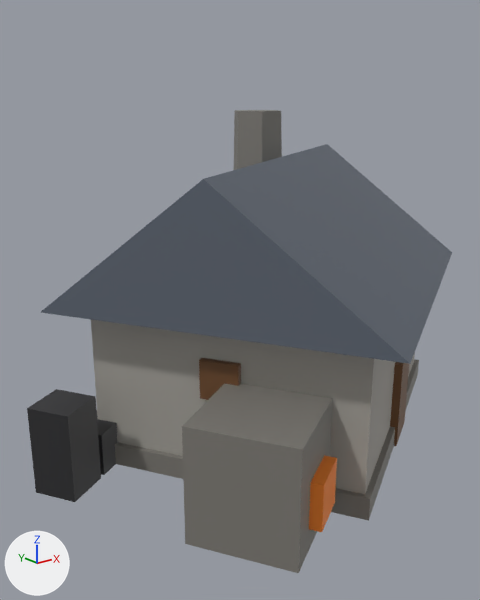
One commit to the glTF model art/models/building_17.glb: the scene before it, then after it.
Camera for both pictures: a 50 mm camera at (-0.875, -0.969, 0.66) aimed at (-0.083, 0.021, 0.264). The lights are fixed; the arrows at lower left show +X, +Y and +Z. The older version comes first. Vertices at exactly the same position are counted once.

The scene before the commit, as lines of its bpy script (objects in view):
```python
me_building_17 = bpy.data.meshes.new('building_17')
me_building_17.from_pydata(...)  # 94 vertices, 146 faces; spans x -0.526..0.467, y -0.448..0.448, z 0.0..0.62
me_building_17.materials.append(mat_defaultmaterial)
ob_building_17 = bpy.data.objects.new('building_17', me_building_17)
ob_building_17.location = (0.0, 0.0, 0.0)
```
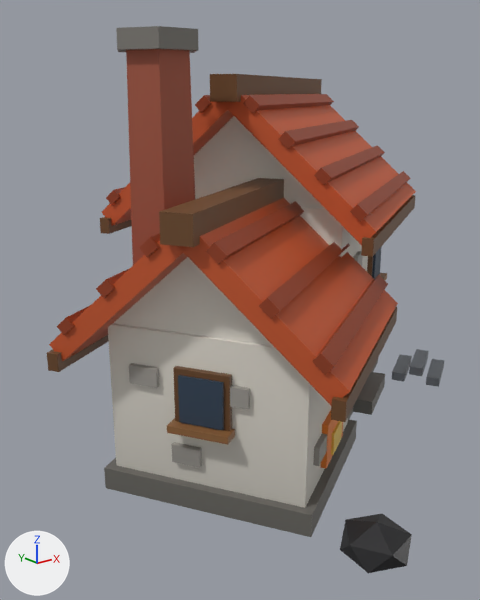
Boxes (x1, y1, x2, y2) around the edits, measured in the pictures (480 x 600 px; the box of a moved part takes in the faces that stretch with it):
'building_17', reshaped (7% narrower, 18% taller)
    before: (27, 110, 452, 573)
    after: (47, 26, 444, 573)
part 1 of me_building_17, moved or reshaped (not visible before)
    after: (353, 251, 363, 266)
part 2 of me_building_17, moved or reshaped
    before: (309, 455, 337, 532)
    after: (313, 433, 327, 466)
part 3 of me_building_17, added (red)
    after: (126, 49, 195, 265)
part 4 of me_building_17, added
    after: (116, 26, 198, 53)
part 5 of me_building_17, rebuilt
    before: (91, 320, 415, 494)
    after: (300, 207, 368, 271)
part 6 of me_building_17, rebuilt (mostly hidden afterwards)
    before: (115, 359, 419, 521)
    after: (348, 359, 378, 419)
part 7 of me_building_17, deleted
    before: (27, 389, 101, 502)
part 8 of me_building_17, deleted
    before: (233, 110, 282, 170)
part 9 of me_building_17, deleted (brown)
    before: (199, 358, 241, 400)
part 10 of me_building_17, deleted
    before: (96, 410, 118, 475)
part 11 of me_building_17, deleted (brown)
    before: (390, 362, 409, 446)
part 12 of me_building_17, reshaped
    before: (41, 144, 452, 573)
    after: (47, 74, 444, 573)

What changed in the scene script:
```text
Change me_building_17:
    used by ob_building_17; location = (0.0, 0.0, 0.0)
    remove me_building_17.from_pydata(...)  # 94 vertices, 146 faces; spans x -0.526..0.467, y -0.448..0.448, z 0.0..0.62
    add me_building_17.from_pydata(...)  # 504 vertices, 760 faces; spans x -0.501..0.487, y -0.475..0.491, z -0.036..0.75
    me_building_17 part 1: the loose piece of 8 vertices spanning x 0.197..0.265, y -0.184..-0.136, z 0.165..0.235 is scaled about its middle by (0.716, 0.725, 0.457), then moved by (-0.094, 0.074, 0.129)
    me_building_17 part 2: the loose piece of 8 vertices spanning x -0.269..-0.189, y -0.392..-0.335, z 0.04..0.12 is scaled about its middle by (0.624, 0.621, 0.4), then moved by (0.053, 0.062, 0.028)
    me_building_17 part 3: a new loose piece, a 6-sided cut cone along z (radius 0.07 at the low end, 0.055 at the high end) spanning x -0.355..-0.215, y -0.087..0.035, z 0.0..0.72, in mat_defaultmaterial
    me_building_17 part 4: a new loose piece, a 6-sided cylinder along z spanning x -0.355..-0.215, y -0.087..0.035, z 0.72..0.75, in mat_defaultmaterial
    me_building_17 part 5: the loose piece of 8 vertices spanning x -0.385..0.385, y -0.367..0.367, z 0.0..0.3 is rebuilt with 8 vertices and now spans x -0.182..0.364, y -0.151..0.395, z 0.04..0.456
    me_building_17 part 6: the loose piece of 8 vertices spanning x -0.398..0.398, y -0.38..0.38, z 0.0..0.04 is rebuilt with 8 vertices and now spans x -0.202..0.385, y -0.172..0.416, z 0.0..0.04
    me_building_17 part 7: the loose piece of 12 vertices spanning x -0.526..-0.417, y -0.038..0.071, z 0.0..0.16 is deleted
    me_building_17 part 8: the loose piece of 12 vertices spanning x 0.043..0.183, y 0.143..0.265, z 0.0..0.62 is deleted
    me_building_17 part 9: the loose piece of 8 vertices spanning x -0.287..-0.239, y -0.186..-0.118, z 0.165..0.235 is deleted
    me_building_17 part 10: the loose piece of 8 vertices spanning x -0.448..-0.339, y 0.007..0.116, z 0.0..0.08 is deleted
    me_building_17 part 11: the loose piece of 8 vertices spanning x 0.075..0.18, y -0.257..-0.185, z 0.0..0.17 is deleted
    me_building_17 part 12: 14 vertices removed from x -0.467..0.467, y -0.448..0.448, z 0.0..0.54; 448 vertices added at x -0.501..0.487, y -0.475..0.491, z -0.036..0.688
```
